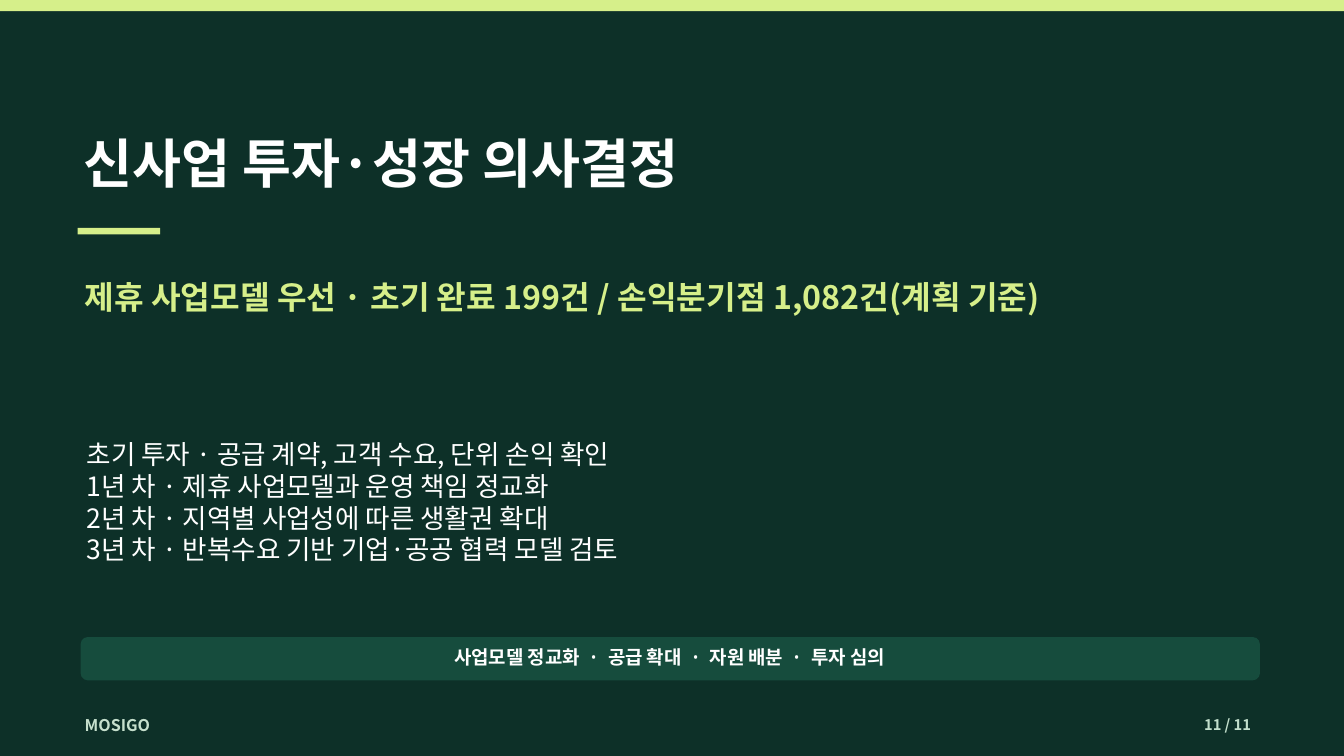
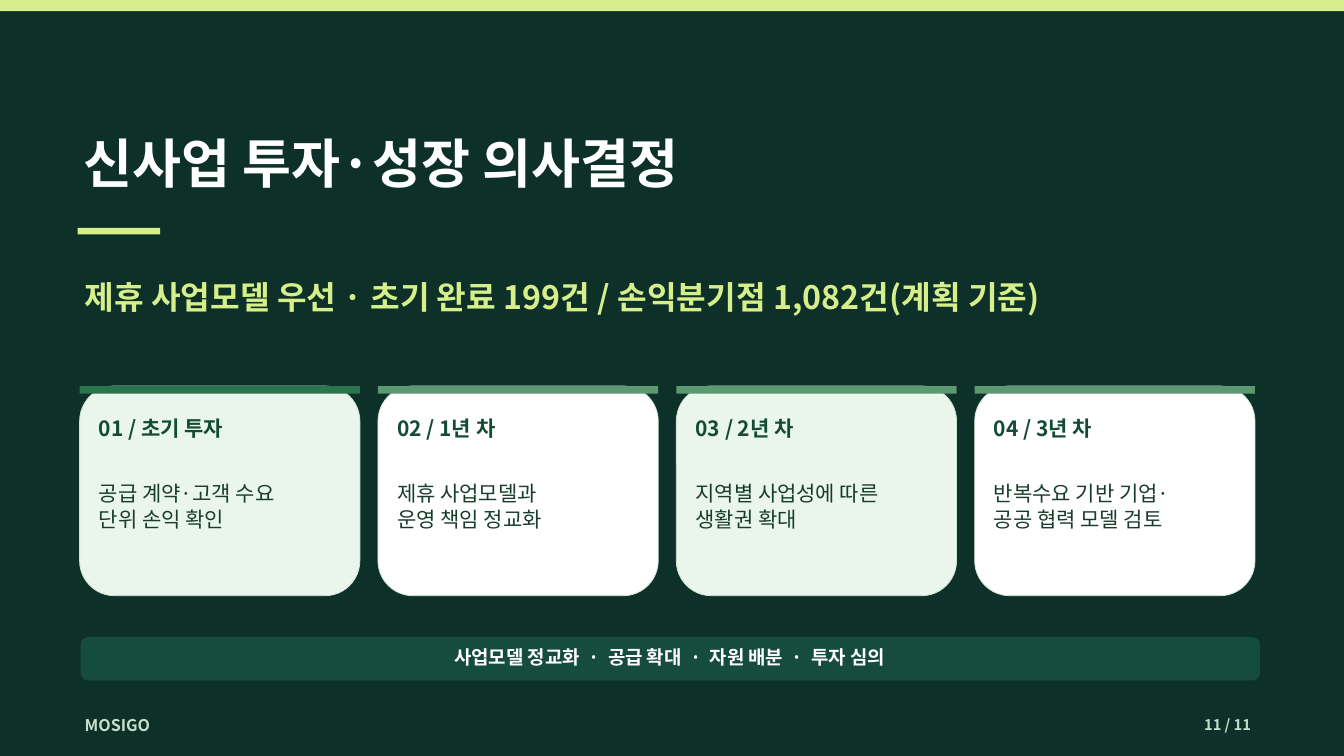
Before and after one commit to dohyunkimmm/mosigo-case-study, a slide deck: slide 11 of downloads/mosigo_report.pptx. Drawn at 1344x756 pixels with LibreOffice and Linux fonts; fonts in the diff are those of the drawing. Boxes give left, top, right and bottom in pixels: in the first picture for what was removed or moved away, otherwise in the second. Text is boxed around its words. In the diff, an @@ line names an element or a change of style, - is before the commit and + after.

```diff
--- a/downloads/mosigo_report.pptx
+++ b/downloads/mosigo_report.pptx
@@ rounded rectangle added at <box>80,386,360,596</box>, fill #EAF5EB, outline #D1E5D5 0.6 pt @@
@@ rectangle added at <box>80,386,360,393</box>, fill #2A744E @@
@@ rounded rectangle added at <box>378,386,658,596</box>, fill #FFFFFF, outline #D1E5D5 0.6 pt @@
@@ rectangle added at <box>378,386,658,393</box>, fill #5C9870 @@
@@ rounded rectangle added at <box>677,386,957,596</box>, fill #EAF5EB, outline #D1E5D5 0.6 pt @@
@@ rectangle added at <box>677,386,957,393</box>, fill #5C9870 @@
@@ rounded rectangle added at <box>975,386,1255,596</box>, fill #FFFFFF, outline #D1E5D5 0.6 pt @@
@@ rectangle added at <box>975,386,1255,393</box>, fill #5C9870 @@
@@ text added at <box>99,418,224,438</box>, 15 pt, text #134C35, bold @@
+01 / 초기 투자
@@ text added at <box>397,418,495,438</box>, 15 pt, text #134C35, bold @@
+02 / 1년 차
@@ text added at <box>695,418,793,438</box>, 15 pt, text #134C35, bold @@
+03 / 2년 차
@@ text added at <box>994,418,1092,438</box>, 15 pt, text #134C35, bold @@
+04 / 3년 차
@@ text removed at <box>87,442,618,561</box> @@
-초기 투자 · 공급 계약, 고객 수요, 단위 손익 확인
-1년 차 · 제휴 사업모델과 운영 책임 정교화
-2년 차 · 지역별 사업성에 따른 생활권 확대
-3년 차 · 반복수요 기반 기업·공공 협력 모델 검토
@@ text added at <box>99,483,275,529</box>, 15 pt, text #193D2C @@
+공급 계약·고객 수요
+단위 손익 확인
@@ text added at <box>397,483,542,529</box>, 15 pt, text #193D2C @@
+제휴 사업모델과
+운영 책임 정교화
@@ text added at <box>695,483,879,529</box>, 15 pt, text #193D2C @@
+지역별 사업성에 따른
+생활권 확대
@@ text added at <box>994,483,1170,529</box>, 15 pt, text #193D2C @@
+반복수요 기반 기업·
+공공 협력 모델 검토
```
Also in this commit, not shown: 3 other files.
